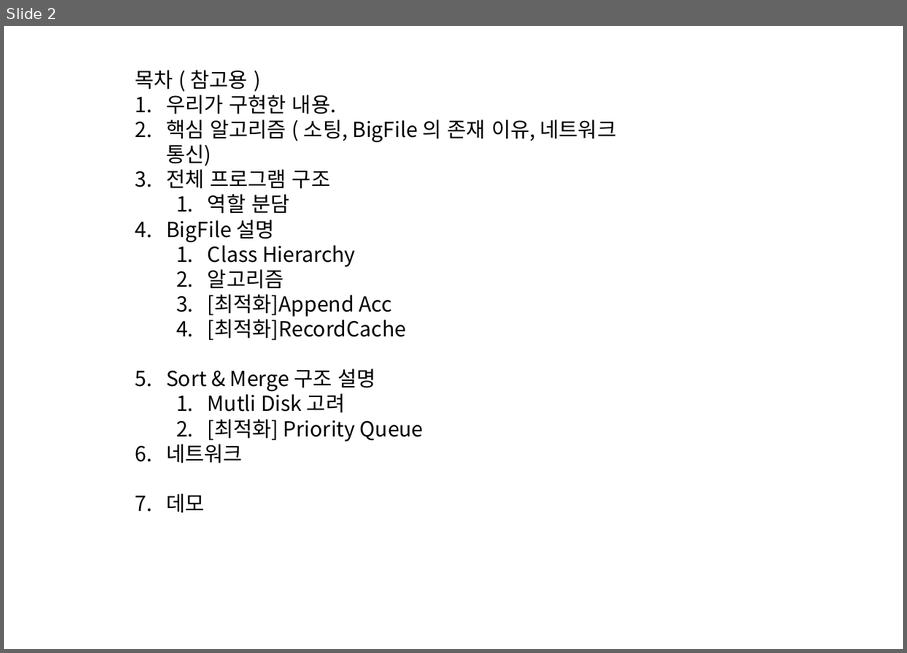
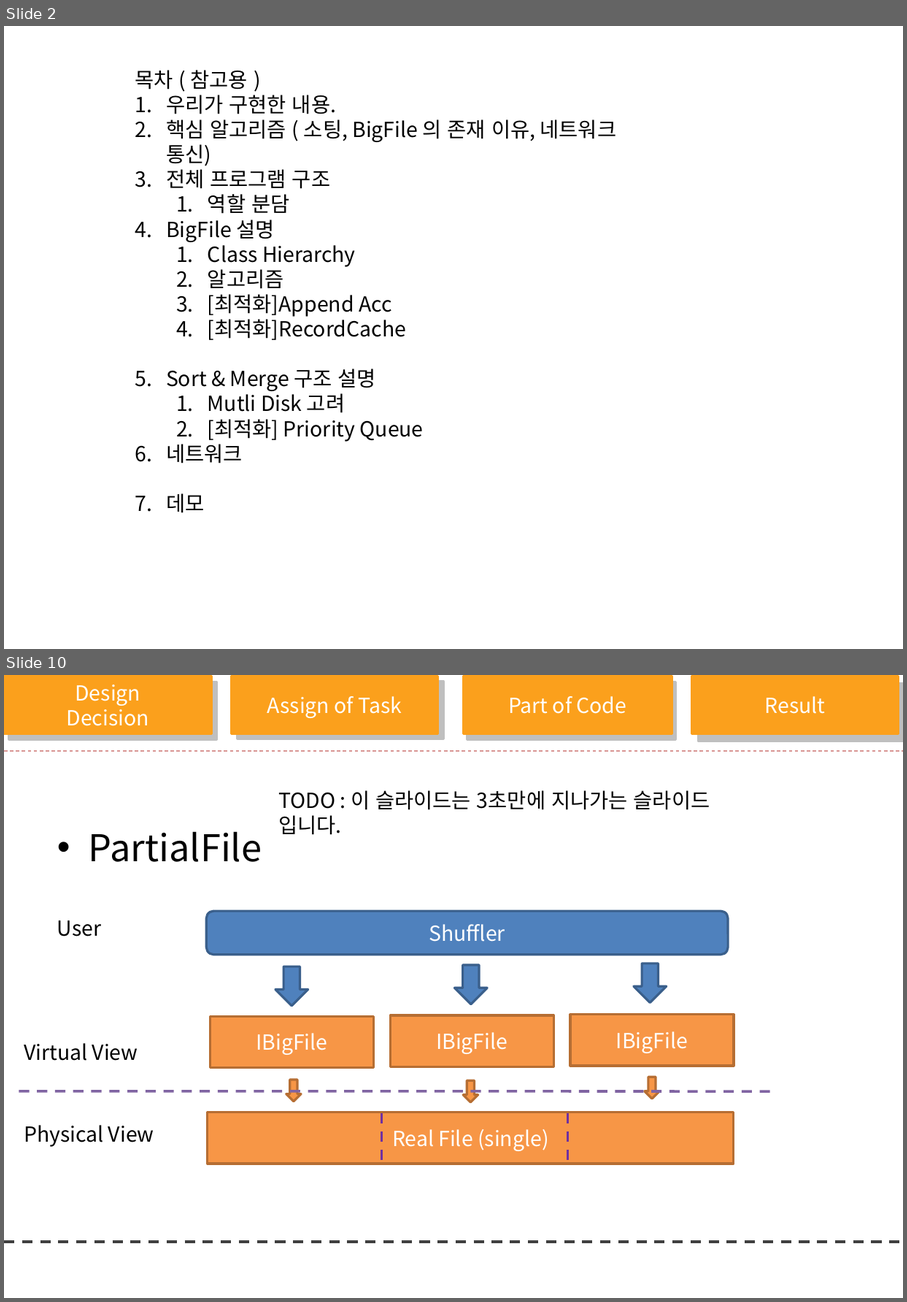
Before and after one commit to clover3/orange, a slide deck: Document/orange_progress.pptx. Shown one above the other, each under a label of ours: slide 2 before the commit, slides 2 and 10 after it; the slides between them are not shown. The pictures are 907x653 and 907x1302 pixels, drawn with LibreOffice and Linux fonts; fonts in the diff are those of the drawing; background and template pictures are left out. Boxes give left, top, right and bottom in pixels: in the first picture for what was removed or moved away, otherwise in the second. Text is boxed around its words. In the diff, an @@ line names an element or a change of style, - is before the commit and + after.

```diff
--- a/Document/orange_progress.pptx
+++ b/Document/orange_progress.pptx
@@ slide 10 added at (4, 675, 903, 1298), background #FFFFFF @@
@@ rectangle added at (4, 676, 211, 734), fill #FBA01C, outline #FBA01C 2 pt, 18 pt, text #FFFFFF @@
+Design
+Decision
@@ rectangle added at (9, 682, 216, 739), fill #BFBFBF, outline #BFBFBF 2 pt, 18 pt, text #FFFFFF @@
+22-25
@@ rectangle added at (232, 676, 438, 734), fill #FBA01C, outline #FBA01C 2 pt, 18 pt, text #FFFFFF @@
+Assign of Task
@@ rectangle added at (238, 682, 444, 739), fill #BFBFBF, outline #BFBFBF 2 pt, 18 pt, text #FFFFFF @@
+22-25
@@ rectangle added at (464, 676, 673, 734), fill #FBA01C, outline #FBA01C 2 pt, 18 pt, text #FFFFFF @@
+Part of Code
@@ rectangle added at (468, 682, 676, 739), fill #BFBFBF, outline #BFBFBF 2 pt, 18 pt, text #FFFFFF @@
+22-25
@@ rectangle added at (692, 676, 899, 734), fill #FBA01C, outline #FBA01C 2 pt, 18 pt, text #FFFFFF @@
+Result
@@ rectangle added at (699, 683, 903, 741), fill #BFBFBF, outline #BFBFBF 2 pt, 18 pt, text #FFFFFF @@
+22-25
@@ line added from (4, 752) to (903, 752), #D99694 0.75 pt dashed @@
@@ text added at (278, 790, 711, 835), 18 pt, text #000000 @@
+TODO : 이 슬라이드는 3초만에 지나가는 슬라이드 입니다.
@@ text added at (89, 831, 262, 862), 32 pt, text #000000 @@
+• PartialFile
@@ rounded rectangle added at (207, 911, 729, 954), fill #4F81BD, outline #3A5F8C 2 pt, 18 pt, text #FFFFFF @@
+Shuffler
@@ text added at (57, 920, 101, 936), 18 pt, text #000000 @@
+User
@@ down arrow added at (276, 966, 308, 1006), fill #4F81BD, outline #3A5F8C 2 pt @@
@@ down arrow added at (455, 965, 487, 1003), fill #4F81BD, outline #3A5F8C 2 pt @@
@@ down arrow added at (634, 963, 667, 1002), fill #4F81BD, outline #3A5F8C 2 pt @@
@@ rectangle added at (210, 1017, 373, 1068), fill #F79646, outline #B76F34 2 pt, 18 pt, text #FFFFFF @@
+IBigFile
@@ rectangle added at (390, 1015, 554, 1067), fill #F79646, outline #B76F34 2 pt, 18 pt, text #FFFFFF @@
+IBigFile
@@ rectangle added at (570, 1014, 734, 1066), fill #F79646, outline #B76F34 2 pt, 18 pt, text #FFFFFF @@
+IBigFile
@@ text added at (24, 1043, 138, 1060), 18 pt, text #000000 @@
+Virtual View
@@ down arrow added at (287, 1079, 301, 1101), fill #F79646, outline #B76F34 2 pt @@
@@ down arrow added at (463, 1080, 478, 1102), fill #F79646, outline #B76F34 2 pt @@
@@ down arrow added at (645, 1077, 660, 1098), fill #F79646, outline #B76F34 2 pt @@
@@ line added from (19, 1091) to (778, 1091), #8064A2 2.25 pt dashed @@
@@ text added at (24, 1125, 154, 1147), 18 pt, text #000000 @@
+Physical View
@@ rectangle added at (208, 1113, 734, 1164), fill #F79646, outline #B76F34 2 pt, 18 pt, text #FFFFFF @@
+Real File (single)
@@ line added from (382, 1114) to (382, 1166), #7030A0 2.25 pt dashed @@
@@ line added from (568, 1114) to (568, 1166), #7030A0 2.25 pt dashed @@
@@ line added from (4, 1241) to (903, 1241), #404040 2.25 pt dashed @@
```
Also in this commit, not shown: 4 slides changed, 8 other slides added, 3 slides removed.
